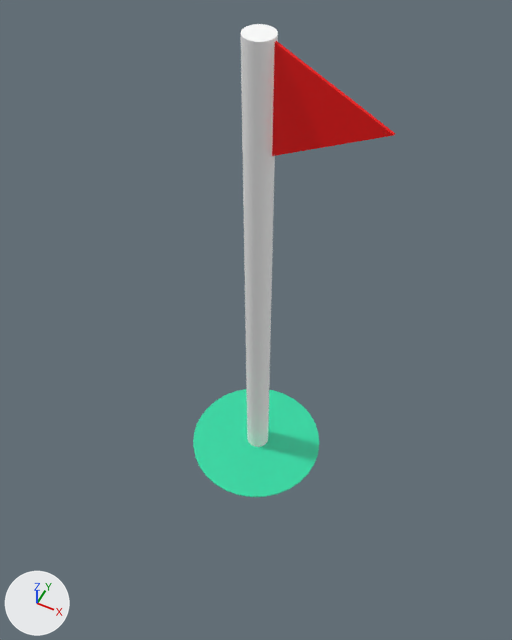
An edit to the COLLADA model model/flag.dae, drawn before and after from the same camera.
Camera for both pictures: a 50 mm camera at (0.82, -1.64, 2.9) aimed at (0.03, -0.06, 0.93). Lighting does not change. The marker at lower left points along +X, +Y and +Z. Where no turn or scale is listed for an object, it has been applied to the vertices.
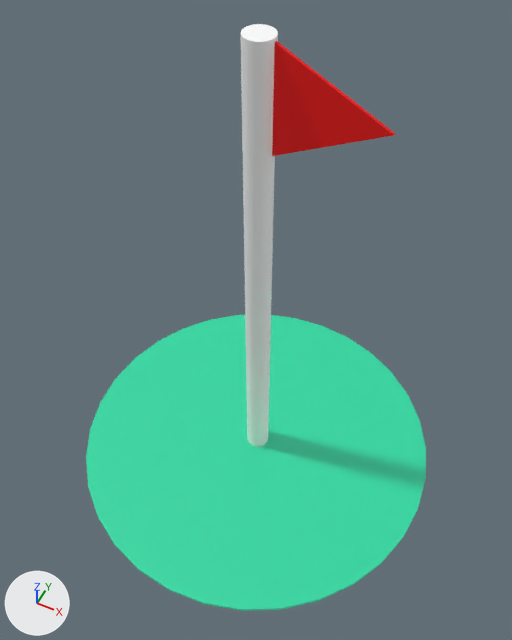
Commit message: update flag scale

The change, as a diff of the scene's bpy script:
```diff
--- a/model/flag.dae.py
+++ b/model/flag.dae.py
@@ ob_cylinder_001 @@
 ob_cylinder_001.location = (0.003, -0.001, 0.001)
-ob_cylinder_001.scale = (0.3, 0.3, 0.3)
+ob_cylinder_001.scale = (0.8, 0.8, 0.8)
```

Where the change shows, as pixel boxes (x1, y1, x2, y2) in the pictures (512 x 640 px):
'Cylinder_001', rescaled (169% wider, 172% taller): before (193, 389, 319, 497); after (86, 315, 426, 611)
